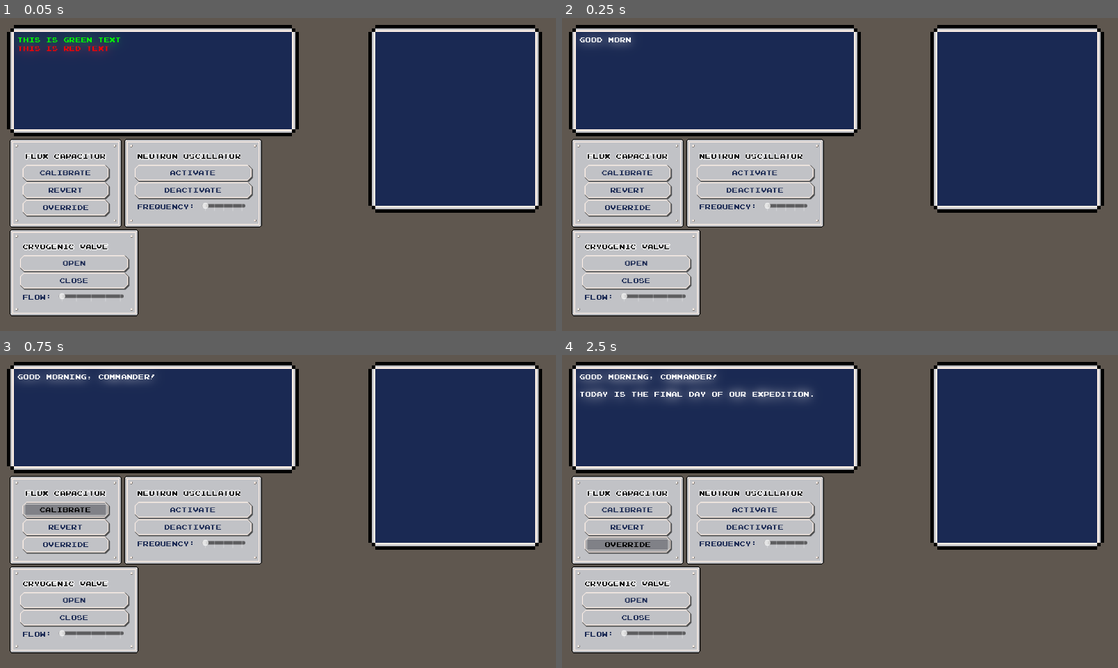
Above: before the commit, frames 1-4 (two rows, left to right).
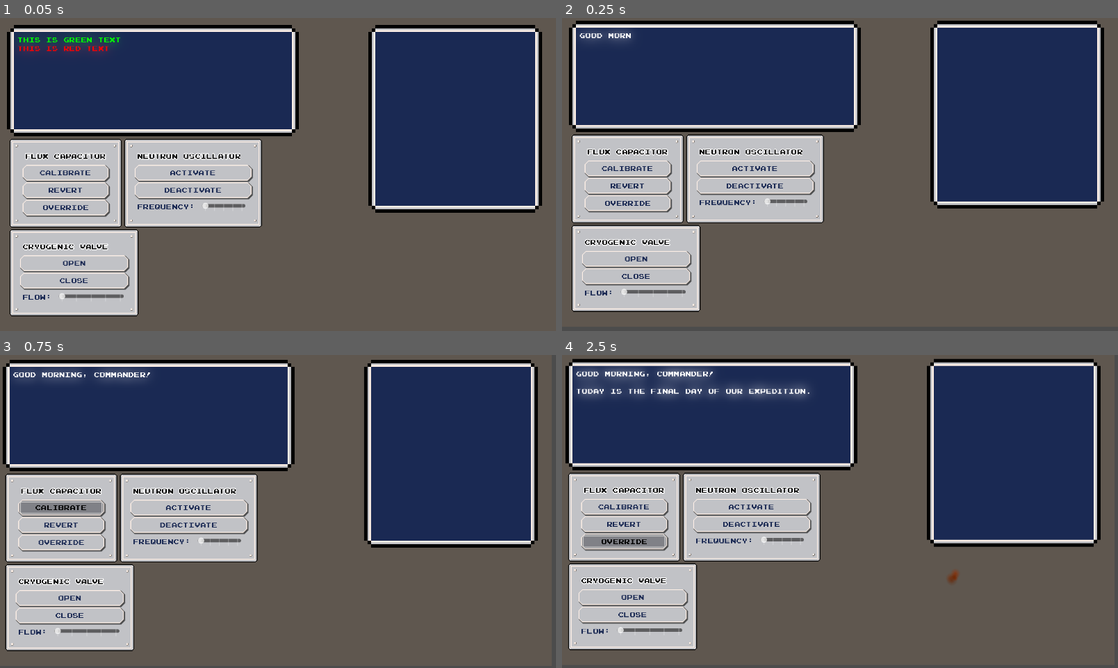
Above: after the commit, the same moments.

Repository: MarcosPRus/gamejambrackeys2025.1
Game: Godot game, scene res://Objects/Main/main.tscn
Two runs of this game, one before a commit and one after it. Both use one fixed random seed, a clock stepped at 60 frames per second and the inputs below.
Inputs:
- Up to frame 1 (0.05 s): no input
- Up to frame 2 (0.25 s): no input
- Up to frame 3 (0.75 s): click "Calibrate" at 0.5 s
- Up to frame 4 (2.5 s): click "Revert" at 1.25 s; click "Override" at 2 s

Frame 1 is identical in both runs. In frame 2, 14% of the frame differs, in the area x 1-98%, y 0-96%; in frame 3, 17%; in frame 4, 19%, in the area x 0-98%, y 1-96%.

Commit message:
added crisis handler

Diff:
--- /dev/null
+++ b/Objects/CrisisHandler/crisis_handler.gd
@@ -0,0 +1,50 @@
+extends Node2D
+
+var fire_scene = preload("res://Objects/Fire/fire.tscn")
+
+@onready var Camera = $Camera2D
+@onready var ExplosionSoundPlayer = $ExplosionSoundPlayer
+@onready var AlarmSoundPlayer = $AlarmSoundPlayer
+
+var fire_chance: float = 0.002
+var panel_drop_chance: float = 0.0005
+
+
+func _process(delta: float) -> void:
+	if Global.crisis_mode:
+		if !AlarmSoundPlayer.playing:
+			AlarmSoundPlayer.play()
+		shake_camera()
+		create_fires()
+		drop_panels()
+	else:
+		AlarmSoundPlayer.stop()
+
+
+
+func shake_camera():
+	if !Camera.shaking and !Camera.on_cooldown:
+		Camera.shake(randi_range(2,8) * Global.crisis_level, randf_range(1.0, 3.0))
+		ExplosionSoundPlayer.pitch_scale = randf_range(0.3, 1.8)
+		ExplosionSoundPlayer.play()
+
+func create_fires():
+	if randf() < fire_chance * Global.crisis_level:
+		var fire_instance = fire_scene.instantiate()
+		fire_instance.global_position = Vector2(randi_range(0,1280), randi_range(0,720))
+		get_tree().current_scene.add_child(fire_instance)
+
+func drop_panels():
+	pass
+
+
+func run_crisis_mode() -> void:
+	var intensity: int = randi_range(10,40)
+	var duration: float = randf_range(1.0, 3.0)
+	Camera.shake(intensity, duration)
+	Global.crisis_mode = false
+
+	if randf() > 0.9:
+		var fire_instance = fire_scene.instantiate()
+		fire_instance.global_position = Vector2(randi_range(0,1280), randi_range(0,720))
+		get_tree().current_scene.add_child(fire_instance)
--- /dev/null
+++ b/Objects/CrisisHandler/crisis_handler.tscn
@@ -0,0 +1,21 @@
+[gd_scene load_steps=5 format=3 uid="uid://dkv51fcanfo0r"]
+
+[ext_resource type="Script" path="res://Objects/CrisisHandler/crisis_handler.gd" id="1_h1dux"]
+[ext_resource type="Script" path="res://Objects/Main/camera_2d.gd" id="2_65ngm"]
+[ext_resource type="AudioStream" uid="uid://wfldvutwd6wk" path="res://Assets/Sounds/Arcade Explosion.wav" id="3_iafhy"]
+[ext_resource type="AudioStream" uid="uid://cwcyikhxgh72g" path="res://Assets/Sounds/Alarm Sound.wav" id="4_q55hf"]
+
+[node name="CrisisHandler" type="Node2D"]
+script = ExtResource("1_h1dux")
+
+[node name="Camera2D" type="Camera2D" parent="."]
+anchor_mode = 0
+script = ExtResource("2_65ngm")
+
+[node name="ExplosionSoundPlayer" type="AudioStreamPlayer2D" parent="."]
+stream = ExtResource("3_iafhy")
+pitch_scale = 0.19
+
+[node name="AlarmSoundPlayer" type="AudioStreamPlayer2D" parent="."]
+stream = ExtResource("4_q55hf")
+volume_db = -15.0
--- a/Objects/Global/global.gd
+++ b/Objects/Global/global.gd
@@ -1,12 +1,12 @@
 extends Node
 
 var GUI : Control
-var Camera : Camera2D
 var main_screen_tween : Tween
 
-var fire_scene = preload("res://Objects/Fire/fire.tscn")
-
 var crisis_mode : bool = false
+var crisis_level : float = 1.0
+
+var ship_integrity: float = 100.0
 
 var task_count : int = 0
 var current_task_sequence : Array[String] = []
@@ -55,21 +55,6 @@
 	await get_tree().create_timer(0.1).timeout
 	change_state(GameState.START)
 
-func _process(delta: float) -> void:
-	if crisis_mode:
-		run_crisis_mode()
-
-
-func run_crisis_mode() -> void:
-	var intensity: int = randi_range(10,40)
-	var duration: float = randf_range(1.0, 3.0)
-	Camera.shake(intensity, duration)
-	crisis_mode = false
-
-	if randf() > 0.9:
-		var fire_instance = fire_scene.instantiate()
-		fire_instance.global_position = Vector2(randi_range(0,1280), randi_range(0,720))
-		get_tree().current_scene.add_child(fire_instance)
 
 func change_state(new_state: int) -> void:
 	# TODO: Clean up the previous state
@@ -102,7 +87,8 @@
 func start_state() -> void:
 	print("Start state entered")
 	GUI.clear_main_screen()
-	crisis_mode = false
+	crisis_level = 5
+	crisis_mode = true
 
 	GUI.append_main_screen_text("Good morning, Commander!")
 	await wait(1, true)
@@ -134,18 +120,18 @@
 	await wait(1.5, false)
 
 	GUI.append_main_screen_text("\n\nI am detecting a curious vibration on the ships hull")
-	await wait(0.5, true)
+	await wait(1, true)
 
 	GUI.append_main_screen_text("\n\nCould that be... meteorites?")
-	await wait(0.5, true)
+	await wait(1, true)
 
 	GUI.append_main_screen_text("\n\nNo need to worry, we just need to increase the shields power a bit and we'll deflect them effortlessly")
-	await wait(0.5, true)
+	await wait(1, true)
 
 	GUI.append_main_screen_text("\n\nPlease complete the tasks displayed in the right panel in the correct order.")
 	await wait(0, true)
 
-	task_count = 5
+	task_count = 8
 	setup_tasks_sequence()
 
 
@@ -154,7 +140,19 @@
 	crisis_mode = false
 	GUI.clear_main_screen()
 
-	task_count = 10
+	GUI.append_main_screen_text("Great job avoiding that little crisis, Commander!")
+	await wait(2, true)
+
+	GUI.append_main_screen_text("Looks like some control panels have fallen and there are a few fires.")
+	await wait(0.75, true)
+
+	GUI.append_main_screen("No need to worry! Just tap the fallen panels to fix them and press the red extinction button to clear the fires.")
+	await wait(0.75, true)
+
+	crisis_mode = true
+	crisis_level = 1.1
+
+	task_count = 15
 	setup_tasks_sequence()
 
 
--- a/Objects/Main/camera_2d.gd
+++ b/Objects/Main/camera_2d.gd
@@ -1,10 +1,9 @@
 extends Camera2D
 
 var shaking: bool = false
+var on_cooldown: bool = false
+
 var intensity: int = 0
-
-func _ready() -> void:
-	Global.Camera = self
 
 
 func _process(delta: float) -> void:
@@ -15,12 +14,16 @@
 func shake(amount: int, duration: float) -> void:
 	shaking = true
 	var timer = get_tree().create_timer(duration)
-	timer.timeout.connect(on_timer_timeout)
+	timer.timeout.connect(on_shaking_timeout)
 	intensity = amount
 
 
-func on_timer_timeout() -> void:
+func on_shaking_timeout() -> void:
 	shaking = false
+	on_cooldown = true
 	offset = Vector2.ZERO
-	await get_tree().create_timer(randf_range(1.5,4)).timeout
-	Global.crisis_mode = true
+	var timer = get_tree().create_timer(randf_range(2,4))
+	timer.timeout.connect(on_cooldown_timeout)
+
+func on_cooldown_timeout() -> void:
+	on_cooldown = false
--- a/Objects/Main/main.tscn
+++ b/Objects/Main/main.tscn
@@ -3,7 +3,7 @@
 [ext_resource type="Script" path="res://Objects/Main/main.gd" id="1_sg56b"]
 [ext_resource type="PackedScene" uid="uid://cnk3xv6fvtx5t" path="res://Objects/Console/console.tscn" id="2_g6mka"]
 [ext_resource type="PackedScene" uid="uid://b0hnyjlv8t2ki" path="res://Objects/GUI/GUI.tscn" id="3_beutd"]
-[ext_resource type="Script" path="res://Objects/Main/camera_2d.gd" id="4_fe8by"]
+[ext_resource type="PackedScene" uid="uid://dkv51fcanfo0r" path="res://Objects/CrisisHandler/crisis_handler.tscn" id="4_r11xp"]
 
 [sub_resource type="FastNoiseLite" id="FastNoiseLite_t3wax"]
 frequency = 0.5
@@ -27,6 +27,4 @@
 
 [node name="GUI" parent="." instance=ExtResource("3_beutd")]
 
-[node name="Camera2D" type="Camera2D" parent="."]
-anchor_mode = 0
-script = ExtResource("4_fe8by")
+[node name="CrisisHandler" parent="." instance=ExtResource("4_r11xp")]
Not shown, added: Assets/Sounds/Alarm Sound.wav.import
Not shown, added: Assets/Sounds/Alarm Sound.wav
